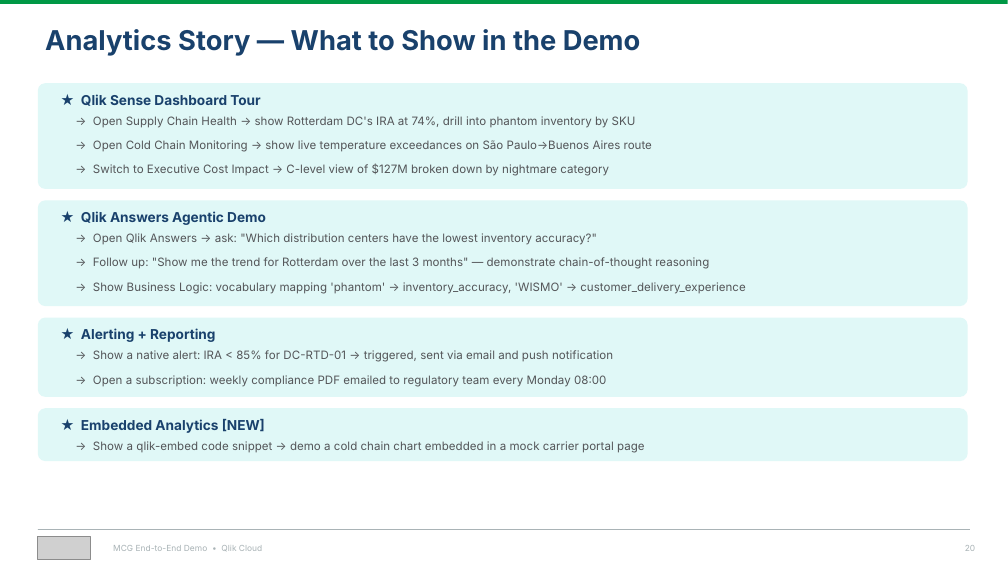
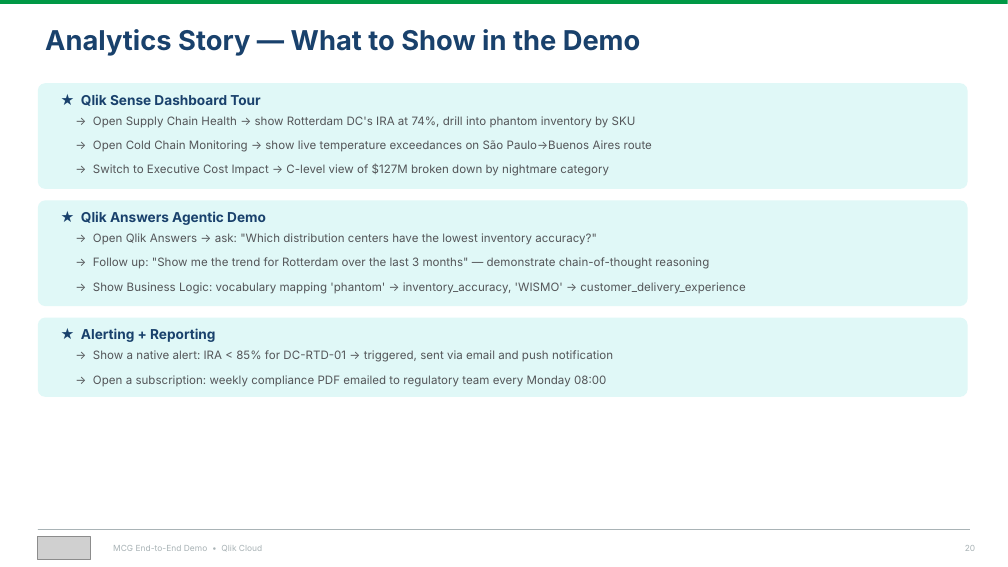
Before and after one commit to robertschoenfeldqlik/meridan_retail_group_qlik_demo_assets, a slide deck: slide 20 of MCG_Demo_Overview_Four_Stories.pptx. Drawn at 1008x567 pixels with LibreOffice and Linux fonts; fonts in the diff are those of the drawing; grey boxes stand for pictures. Boxes give left, top, right and bottom in pixels: in the first picture for what was removed or moved away, otherwise in the second. Text is boxed around its words. In the diff, an @@ line names an element or a change of style, - is before the commit and + after.

```diff
--- a/MCG_Demo_Overview_Four_Stories.pptx
+++ b/MCG_Demo_Overview_Four_Stories.pptx
@@ rounded rectangle removed at [38, 408, 968, 461] @@
@@ text removed at [81, 419, 265, 433] @@
-★ Embedded Analytics [NEW]
@@ text removed at [93, 441, 645, 453] @@
-→ Show a qlik-embed code snippet → demo a cold chain chart embedded in a mock carrier portal page
```
Also in this commit, not shown: 4 other slides changed, 1 other file.
